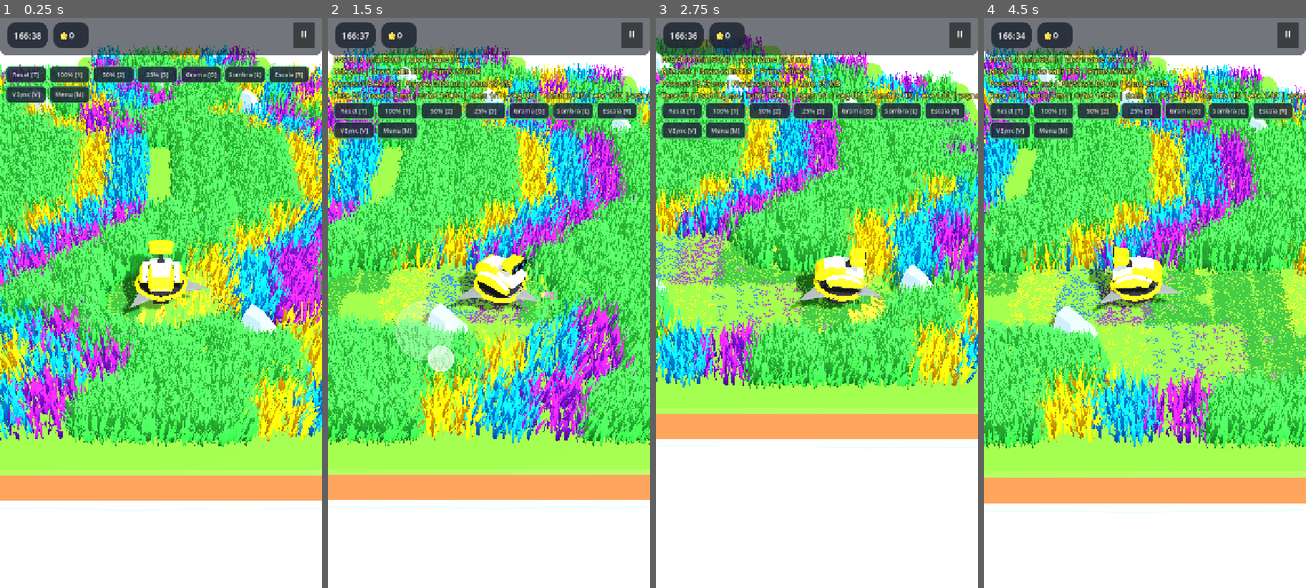
Above: before the commit, frames 1-4 (left to right).
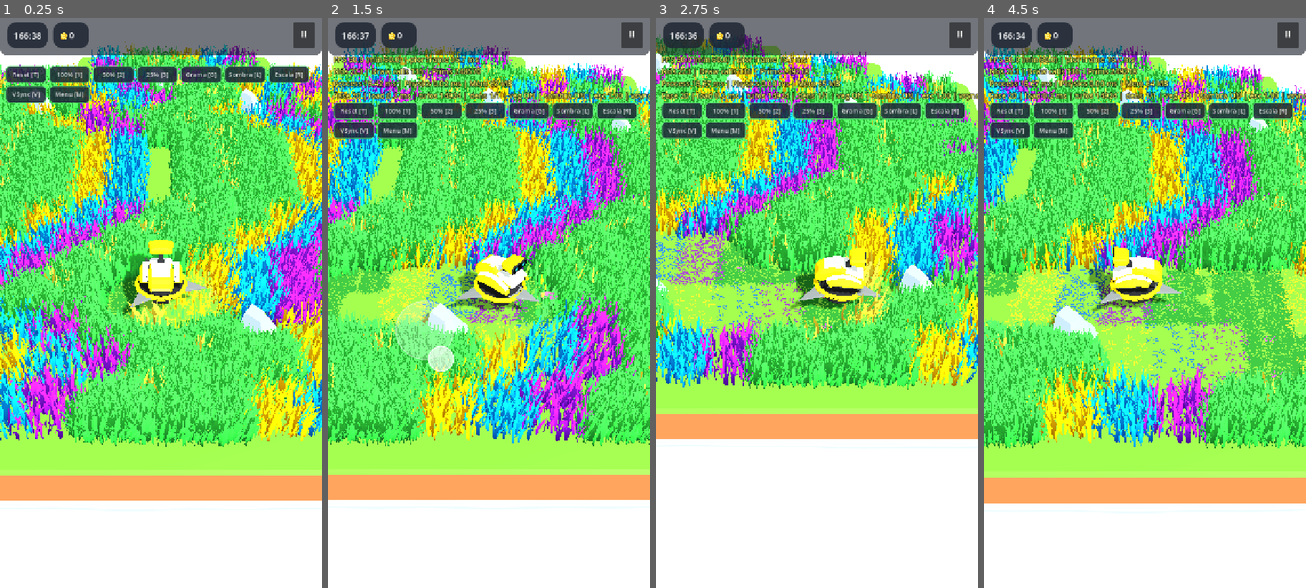
Above: after the commit, the same moments.

Repository: rogerbif/grass-cut-bot
Game: Godot game, scene res://scenes/tools/perf_test.tscn
The game is run twice, just before and just after one commit, with the same random seed, the same clock (stepped at 60 frames per second) and the same inputs. This scene is started directly instead of the project's main scene.
Inputs (mouse positions are in pixels of both pictures, inside the frame that each line leads up to):
- Up to frame 1 (0.25 s): no input
- Up to frame 2 (1.5 s): tap Enter at 0.5 s; move the mouse to (559, 274) at 0.52 s; hold Right (ui_right) 0.53-1.25 s; hold Alt 0.53-1.25 s; click (559, 274) at 0.67 s; drag from (424, 331) to (472, 417) at 1.27 s
- Up to frame 3 (2.75 s): move the mouse to (849, 177) at 2.02 s; hold Right (ui_right) from 2.03 s (still down); tap Z at 2.1 s
- Up to frame 4 (4.5 s): release Right (ui_right) at 2.75 s; drag from (1128, 417) to (1048, 217) at 2.77 s; move the mouse to (1241, 388) at 3.52 s; hold Left (ui_left) 3.53-4.25 s; tap 1 at 3.6 s; drag from (1048, 217) to (1096, 160) at 4.27 s

The runs differ from the first frame. In frame 1, 1.1% of the frame differs, in the area x 0-77%, y 4-66%; in frame 2, 0.9%; in frame 3, 1.2%, in the area x 0-90%, y 4-58%; in frame 4, 0.9%.

Commit message:
feat: unifica o modelo 3D do trigo com a malha estilizada da grama [v0.10.7-alpha]

Diff:
--- a/project.godot
+++ b/project.godot
@@ -11,7 +11,7 @@
 [application]
 
 config/name="Grass Cut Bot"
-config/version="0.10.6-alpha"
+config/version="0.10.7-alpha"
 run/main_scene="res://scenes/menu/main_menu.tscn"
 config/features=PackedStringArray("4.7", "Mobile")
 boot_splash/image="uid://3pegaomvcdut"
--- a/scenes/plants/wheat_tuft.tscn
+++ b/scenes/plants/wheat_tuft.tscn
@@ -1,24 +1,12 @@
-[gd_scene load_steps=6 format=3 uid="uid://wheat_tuft_01"]
+[gd_scene load_steps=5 format=3 uid="uid://wheat_tuft_01"]
 
 [ext_resource type="Script" path="res://scripts/plants/plant.gd" id="1_wheat"]
-[ext_resource type="Material" uid="uid://interactive_wheat_mat_01" path="res://shaders/interactive_wheat_material.tres" id="2_wheat_mat"]
+[ext_resource type="PackedScene" uid="uid://oow7pgxl0ues" path="res://assets/models/grass_01.glb" id="2_grass_model"]
+[ext_resource type="Material" uid="uid://interactive_wheat_mat_01" path="res://shaders/interactive_wheat_material.tres" id="3_wheat_mat"]
 
 [sub_resource type="CylinderShape3D" id="CylinderShape3D_area"]
 height = 0.55
 radius = 0.18
-
-[sub_resource type="CylinderMesh" id="CylinderMesh_stalk"]
-material = ExtResource("2_wheat_mat")
-top_radius = 0.03
-bottom_radius = 0.04
-height = 0.55
-radial_segments = 6
-rings = 3
-
-[sub_resource type="BoxMesh" id="BoxMesh_head"]
-material = ExtResource("2_wheat_mat")
-size = Vector3(0.12, 0.32, 0.12)
-subdivide_height = 2
 
 [node name="WheatTuft" type="Node3D" groups=["plants"]]
 script = ExtResource("1_wheat")
@@ -26,6 +14,7 @@
 max_health = 2
 coin_reward = 3
 plant_key = "wheat"
+custom_material = ExtResource("3_wheat_mat")
 
 [node name="Area3D" type="Area3D" parent="." groups=["vegetation"]]
 collision_layer = 4
@@ -37,22 +26,8 @@
 
 [node name="VisualMesh" type="Node3D" parent="."]
 
-[node name="Stalk1" type="MeshInstance3D" parent="VisualMesh"]
-transform = Transform3D(0.984808, -0.173648, 0, 0.173648, 0.984808, 0, 0, 0, 1, -0.05, 0.25, 0)
+[node name="Grass01" parent="VisualMesh" instance=ExtResource("2_grass_model")]
+
+[node name="grass_01" parent="VisualMesh/Grass01" index="0"]
 cast_shadow = 0
-mesh = SubResource("CylinderMesh_stalk")
-
-[node name="Head1" type="MeshInstance3D" parent="VisualMesh/Stalk1"]
-transform = Transform3D(1, 0, 0, 0, 1, 0, 0, 0, 1, 0, 0.25, 0)
-cast_shadow = 0
-mesh = SubResource("BoxMesh_head")
-
-[node name="Stalk2" type="MeshInstance3D" parent="VisualMesh"]
-transform = Transform3D(0.984808, 0.173648, 0, -0.173648, 0.984808, 0, 0, 0, 1, 0.05, 0.28, 0.03)
-cast_shadow = 0
-mesh = SubResource("CylinderMesh_stalk")
-
-[node name="Head2" type="MeshInstance3D" parent="VisualMesh/Stalk2"]
-transform = Transform3D(1, 0, 0, 0, 1, 0, 0, 0, 1, 0, 0.25, 0)
-cast_shadow = 0
-mesh = SubResource("BoxMesh_head")
+material_override = ExtResource("3_wheat_mat")
--- a/scripts/core/game_version.gd
+++ b/scripts/core/game_version.gd
@@ -7,7 +7,7 @@
 
 const MAJOR: int = 0
 const MINOR: int = 10
-const PATCH: int = 6
+const PATCH: int = 7
 const STAGE: String = "ALPHA" # "PRE-ALPHA", "ALPHA", "BETA", "RC", "RELEASE"
 const BUILD_TYPE: String = "dev" # "dev", "nightly", "public"
 
--- a/scripts/menu/island_node.gd
+++ b/scripts/menu/island_node.gd
@@ -17,6 +17,7 @@
 const MAT_ACTIVE_GRASS_WHITE: ShaderMaterial = preload("res://shaders/interactive_grass_white_material.tres")
 const MAT_ACTIVE_GRASS_RED: ShaderMaterial = preload("res://shaders/interactive_grass_red_material.tres")
 const MAT_ACTIVE_GRASS_BLACK: ShaderMaterial = preload("res://shaders/interactive_grass_black_material.tres")
+const MAT_ACTIVE_WHEAT: ShaderMaterial = preload("res://shaders/interactive_wheat_material.tres")
 
 static var _mat_static_green: ShaderMaterial = null
 static var _mat_static_yellow: ShaderMaterial = null
@@ -25,6 +26,7 @@
 static var _mat_static_white: ShaderMaterial = null
 static var _mat_static_red: ShaderMaterial = null
 static var _mat_static_black: ShaderMaterial = null
+static var _mat_static_wheat: ShaderMaterial = null
 static var _mat_rock: StandardMaterial3D = null
 
 @export var level_number: int = 1
@@ -116,6 +118,9 @@
 
 		_mat_static_black = MAT_ACTIVE_GRASS_BLACK.duplicate() as ShaderMaterial
 		_mat_static_black.set_shader_parameter("wind_strength", 0.0)
+
+		_mat_static_wheat = MAT_ACTIVE_WHEAT.duplicate() as ShaderMaterial
+		_mat_static_wheat.set_shader_parameter("wind_strength", 0.0)
 
 		_mat_rock = StandardMaterial3D.new()
 		_mat_rock.albedo_color = Color(0.42, 0.46, 0.50, 1.0)
@@ -143,6 +148,8 @@
 					gi.material_override = MAT_ACTIVE_GRASS_RED
 				"grass_black":
 					gi.material_override = MAT_ACTIVE_GRASS_BLACK
+				"wheat":
+					gi.material_override = MAT_ACTIVE_WHEAT
 				_:
 					gi.material_override = MAT_ACTIVE_GRASS_GREEN
 		else:
@@ -159,6 +166,8 @@
 					gi.material_override = _mat_static_red
 				"grass_black":
 					gi.material_override = _mat_static_black
+				"wheat":
+					gi.material_override = _mat_static_wheat
 				_:
 					gi.material_override = _mat_static_green
 
@@ -347,13 +356,14 @@
 			var random_rot: float = fmod(s_seed * 1.618, TAU)
 
 			var scale_vec: Vector3
-			if v_type != "wheat" and v_type != "flower":
+			if v_type == "wheat":
+				var scale_y: float = lerpf(0.55, 0.70, scale_factor) * (0.95 + fmod(s_seed * 0.13, 0.10))
+				var scale_xz: float = lerpf(0.34, 0.46, scale_factor) * (0.95 + fmod(s_seed * 0.27, 0.10))
+				scale_vec = Vector3(scale_xz, scale_y, scale_xz)
+			elif v_type != "flower":
 				var scale_y: float = lerpf(0.48, 0.62, scale_factor) * (0.95 + fmod(s_seed * 0.13, 0.10))
 				var scale_xz: float = lerpf(0.32, 0.44, scale_factor) * (0.95 + fmod(s_seed * 0.27, 0.10))
 				scale_vec = Vector3(scale_xz, scale_y, scale_xz)
-			elif v_type == "wheat":
-				var sw: float = lerpf(0.38, 0.52, scale_factor)
-				scale_vec = Vector3(sw, sw, sw)
 			else:
 				var sf: float = 0.52 * scale_factor
 				scale_vec = Vector3(sf, sf, sf)
@@ -432,12 +442,16 @@
 
 				var scale_vec: Vector3
 				if v_type == "wheat":
-					var sw: float = lerpf(0.38, 0.52, edge_t)
-					scale_vec = Vector3(sw, sw, sw)
-				else:
+					var scale_y: float = lerpf(0.55, 0.70, edge_t) * (0.95 + fmod(sub_seed * 0.13, 0.10))
+					var scale_xz: float = lerpf(0.34, 0.46, edge_t) * (0.95 + fmod(sub_seed * 0.27, 0.10))
+					scale_vec = Vector3(scale_xz, scale_y, scale_xz)
+				elif v_type != "flower":
 					var scale_y: float = lerpf(0.48, 0.62, edge_t) * (0.95 + fmod(sub_seed * 0.13, 0.10))
 					var scale_xz: float = lerpf(0.32, 0.44, edge_t) * (0.95 + fmod(sub_seed * 0.27, 0.10))
 					scale_vec = Vector3(scale_xz, scale_y, scale_xz)
+				else:
+					var sf: float = 0.52
+					scale_vec = Vector3(sf, sf, sf)
 
 				var g_basis: Basis = Basis(Vector3.UP, rot_y) * Basis.from_scale(scale_vec)
 				(veg_transforms_by_type[v_type] as Array[Transform3D]).append(Transform3D(g_basis, tuft_pos))
@@ -449,9 +463,7 @@
 
 		var mm: MultiMesh = MultiMesh.new()
 		mm.transform_format = MultiMesh.TRANSFORM_3D
-		if v_type == "wheat":
-			mm.mesh = VegetationGrid._wheat_mesh
-		elif v_type == "flower":
+		if v_type == "flower":
 			mm.mesh = VegetationGrid._flower_mesh
 		else:
 			mm.mesh = VegetationGrid._grass_mesh
@@ -465,7 +477,7 @@
 		mmi.cast_shadow = GeometryInstance3D.SHADOW_CASTING_SETTING_OFF
 		miniature_container.add_child(mmi)
 
-		if v_type.begins_with("grass_"):
+		if v_type.begins_with("grass_") or v_type == "wheat":
 			grass_mesh_records.append({"mesh": mmi, "type": v_type})
 
 	# Atualiza o estado da animação de vento conforme o modo e atividade da ilha
--- a/scripts/plants/vegetation_grid.gd
+++ b/scripts/plants/vegetation_grid.gd
@@ -18,7 +18,8 @@
 	"grass_purple": preload("res://shaders/interactive_grass_purple_material.tres"),
 	"grass_white": preload("res://shaders/interactive_grass_white_material.tres"),
 	"grass_red": preload("res://shaders/interactive_grass_red_material.tres"),
-	"grass_black": preload("res://shaders/interactive_grass_black_material.tres")
+	"grass_black": preload("res://shaders/interactive_grass_black_material.tres"),
+	"wheat": preload("res://shaders/interactive_wheat_material.tres")
 }
 
 const TILE_MODELS: Dictionary = {
@@ -544,9 +545,7 @@
 
 		var mm: MultiMesh = MultiMesh.new()
 		mm.transform_format = MultiMesh.TRANSFORM_3D
-		if v_type == "wheat":
-			mm.mesh = _wheat_mesh
-		elif v_type == "flower":
+		if v_type == "flower":
 			mm.mesh = _flower_mesh
 		else:
 			mm.mesh = _grass_mesh
@@ -595,8 +594,9 @@
 				var scale_xz: float = lerpf(0.32, 0.44, scale_factor) * (0.95 + fmod(s_seed * 0.27, 0.10))
 				scale_vec = Vector3(scale_xz, scale_y, scale_xz)
 			elif v_type == "wheat":
-				var sw: float = lerpf(0.38, 0.52, scale_factor)
-				scale_vec = Vector3(sw, sw, sw)
+				var scale_y: float = lerpf(0.55, 0.70, scale_factor) * (0.95 + fmod(s_seed * 0.13, 0.10))
+				var scale_xz: float = lerpf(0.34, 0.46, scale_factor) * (0.95 + fmod(s_seed * 0.27, 0.10))
+				scale_vec = Vector3(scale_xz, scale_y, scale_xz)
 			else:
 				var sf: float = 0.52 * scale_factor
 				scale_vec = Vector3(sf, sf, sf)
@@ -800,9 +800,7 @@
 
 		var mm: MultiMesh = MultiMesh.new()
 		mm.transform_format = MultiMesh.TRANSFORM_3D
-		if v_type == "wheat":
-			mm.mesh = _wheat_mesh
-		elif v_type == "flower":
+		if v_type == "flower":
 			mm.mesh = _flower_mesh
 		else:
 			mm.mesh = _grass_mesh
@@ -853,8 +851,9 @@
 				var scale_xz: float = lerpf(0.32, 0.44, edge_t) * (0.95 + fmod(s_seed * 0.27, 0.10))
 				scale_vec = Vector3(scale_xz, scale_y, scale_xz)
 			elif v_type == "wheat":
-				var sw: float = lerpf(0.38, 0.52, edge_t)
-				scale_vec = Vector3(sw, sw, sw)
+				var scale_y: float = lerpf(0.55, 0.70, edge_t) * (0.95 + fmod(s_seed * 0.13, 0.10))
+				var scale_xz: float = lerpf(0.34, 0.46, edge_t) * (0.95 + fmod(s_seed * 0.27, 0.10))
+				scale_vec = Vector3(scale_xz, scale_y, scale_xz)
 			else:
 				# Flor
 				var sf: float = 0.52
Not shown, changed: export_presets.cfg
Not shown, added: docs/historico_melhorias/070_unificacao_modelo_trigo_grass_01.md
Not shown, changed: docs/historico_melhorias/INDICE_MELHORIAS.md
